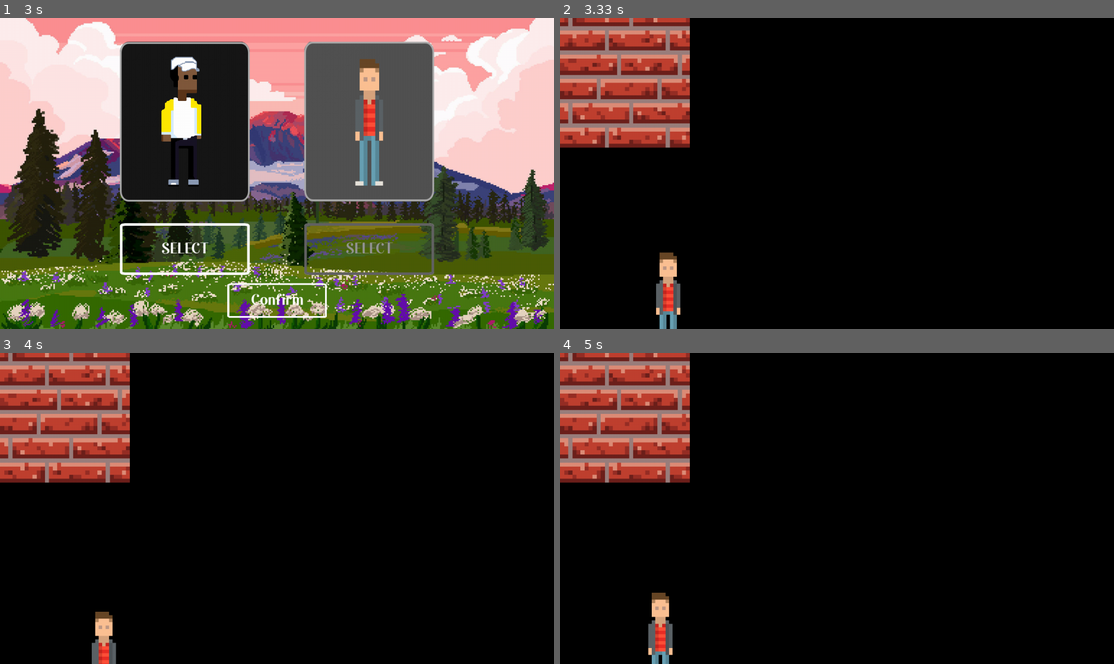
Above: before the commit, frames 1-4 (two rows, left to right).
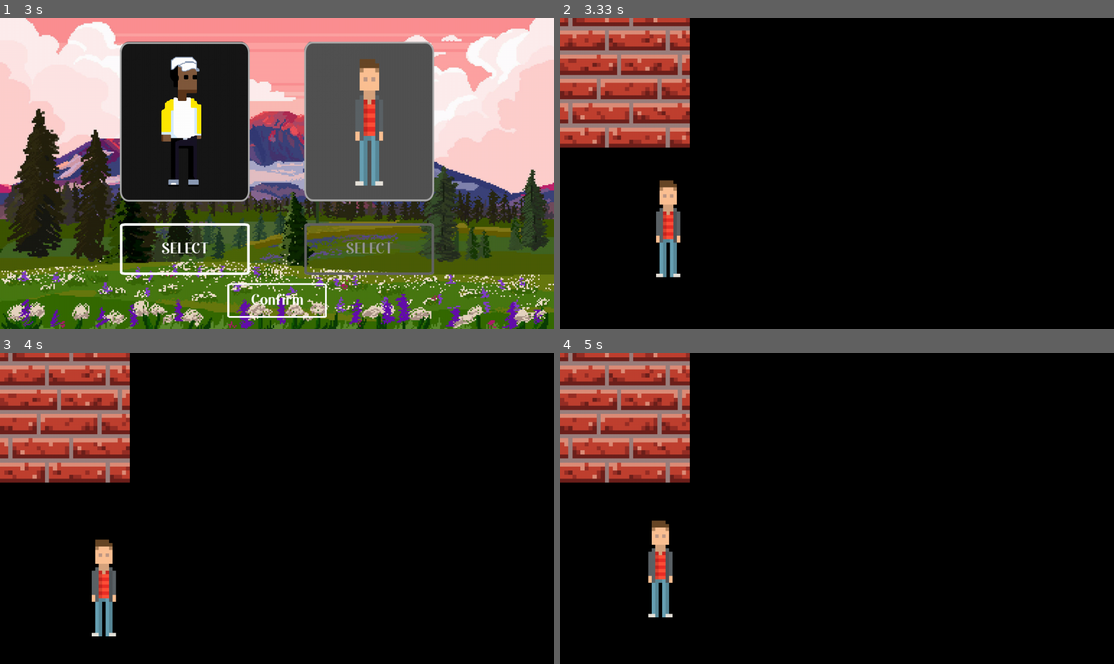
Above: after the commit, the same moments.

Repository: Samuelg924/Proyecto
Game: pygame game, started from proyecto-videojuego/pygame/main2.py
Two runs of this game, one before a commit and one after it. Both use one fixed random seed, a clock stepped at 60 frames per second and the inputs below.
Inputs (mouse positions are in pixels of both pictures, inside the frame that each line leads up to):
- Up to frame 1 (3 s): tap Enter at 0.33 s; hold D 0.67-1.13 s; hold W 1.17-1.63 s; hold A 2.17-2.7 s; click (332, 241) at 2.78 s
- Up to frame 2 (3.33 s): click "Confirm" at 3.12 s
- Up to frame 3 (4 s): hold S 3.4-3.87 s; move the mouse to (105, 580) at 3.43 s; hold A from 3.9 s (still down)
- Up to frame 4 (5 s): release A at 4.3 s; hold W 4.33-4.7 s; hold D from 4.73 s (still down)

Frame 1 is identical in both runs. In frame 2, 1.7% of the frame differs, in the area x 17-22%, y 52-100%; in frame 3, 1.5%; in frame 4, 1.7%.

Commit message:
Logica de animacion

Diff:
--- a/proyecto-videojuego/pygame/main2.py
+++ b/proyecto-videojuego/pygame/main2.py
@@ -45,10 +45,11 @@
 		screen.blit(self.wall, (0, 0))
 
 class Character:
-	def __init__(self, character_surface):
-		self.character = character_surface
+	def __init__(self, character_surface_number):
+		if character_surface_number == 1: self.character = character_image_list1[character_index]
+		if character_surface_number == 2: self.character = character_image_list2[character_index]
 		self.character_x_pos = 250
-		self.character_y_pos = 767
+		self.character_y_pos = 600
 
 	def draw_character(self):
 		self.character_rect = self.character.get_rect(midbottom = (self.character_x_pos, self.character_y_pos))
@@ -130,12 +131,61 @@
 		else:
 			return 0
 
+# Funciones
+
+def animate(direction, character_index, counter):
+	if direction == [1, 0] or direction == [1, -1] or direction == [1, 1]:
+		if character_index < 3:
+			if not counter and character_index == 2:
+				_character_index = character_index - 1
+			else:
+				_character_index = character_index + 1
+				counter = True
+		else:
+			_character_index = character_index - 1
+			counter = False
+
+	elif direction == [-1, 0] or direction == [-1, -1] or direction == [-1, 1]:
+		if character_index < 6:
+			if not counter and character_index == 5:
+				_character_index = character_index - 1
+			else:
+				_character_index = character_index + 1
+				counter = True
+		else:
+			_character_index = character_index - 1
+			counter = False
+
+	elif direction == [0, 1]:
+		if character_index < 9:
+			if not counter and character_index == 8:
+				_character_index = character_index - 1
+			else:
+				_character_index = character_index + 1
+				counter = True
+		else:
+			_character_index = character_index - 1
+			counter = False
+
+	elif direction == [0, -1]:
+		if character_index < 12:
+			_character_index = character_index + 1
+		else:
+			_character_index = character_index - 1
+			counter = False
+
+	else:
+		_character_index = 0
+	return _character_index, counter
+
 # Variables de juego
 
 direction = [0, 0]
 floor_cells = 10
 character_move_status = False
 scene_number = 0
+character_index = 0
+counter = True
 
 # Configuracion de ventana
 
@@ -171,12 +221,42 @@
 
 gui_font = pygame.font.Font("proyecto-videojuego/resources/Burgundy.otf", 40)
 
+# Variables de juego (Python)
+
+character_image_list1 = [
+	character_surface1,
+	character_surface1,
+	character_surface1,
+	character_surface1,
+	character_surface1,
+	character_surface1
+]
+
+character_image_list2 = [
+	character_surface2,
+	character_surface2,
+	character_surface2,
+	character_surface2,
+	character_surface2,
+	character_surface2
+]
+
+
+# USEREVENT
+
+animation_tick = pygame.USEREVENT + 10
+pygame.time.set_timer(animation_tick, 800)
+
 # Botones
 
 button_start = Button('START', 300, 120, [window_width / 2, (window_height / 3) * 2], 5, marco_boton_blanco, marco_boton_gris)
 button_selection_character1 = Button('SELECT', 300, 120, [window_width / 3, (window_height / 4) * 3], 5, marco_boton_blanco, marco_boton_gris)
 button_selection_character2 = Button('SELECT', 300, 120, [(window_width / 3) * 2, (window_height / 4) * 3], 5, marco_boton_blanco, marco_boton_gris)
 button_selection_character_confirm = Button('Confirm', 230, 80, [window_width / 2, (window_height / 10) * 9.15], 5, marco_boton_blanco, marco_boton_gris)
+
+# Classes
+
+character = Character(character_surface1)
 
 # Main Loop
 
@@ -188,12 +268,16 @@
 		if event.type == pygame.KEYDOWN:
 			if event.key == pygame.K_d and character_move_status == True:
 				direction[0] = 1
+				character_index = 1
 			if event.key == pygame.K_a and character_move_status == True:
 				direction[0] = -1
+				character_index = 4
 			if event.key == pygame.K_w and character_move_status == True:
 				direction[1] = -1
+				character_index = 10
 			if event.key == pygame.K_s and character_move_status == True:
 				direction[1] = 1
+				character_index = 7
 			# if event.key == pygame.K_e and main.wall_interaction() == True and character_move_status == True:
 			# 	character_move_status = False
 			# 	scene_number = 2
@@ -211,6 +295,11 @@
 			if event.key == pygame.K_w:
 				direction[1] = 0
 
+		if character_move_status:
+			if event.type == animation_tick:
+				character_index, counter = animate(direction, character_index, counter)
+				print(character_index)
+
 	screen.fill((0, 0, 0))
 
 	if scene_number == 0:
@@ -228,10 +317,10 @@
 		button_selection_character2.draw()
 
 		if button_selection_character1.status:
-			character = Character(character_surface1)
+			character = Character(1)
 
 		if button_selection_character2.status:
-			character = Character(character_surface2)
+			character = Character(2)
 
 		if button_selection_character1.status or button_selection_character2.status:
 			button_selection_character_confirm.draw()
